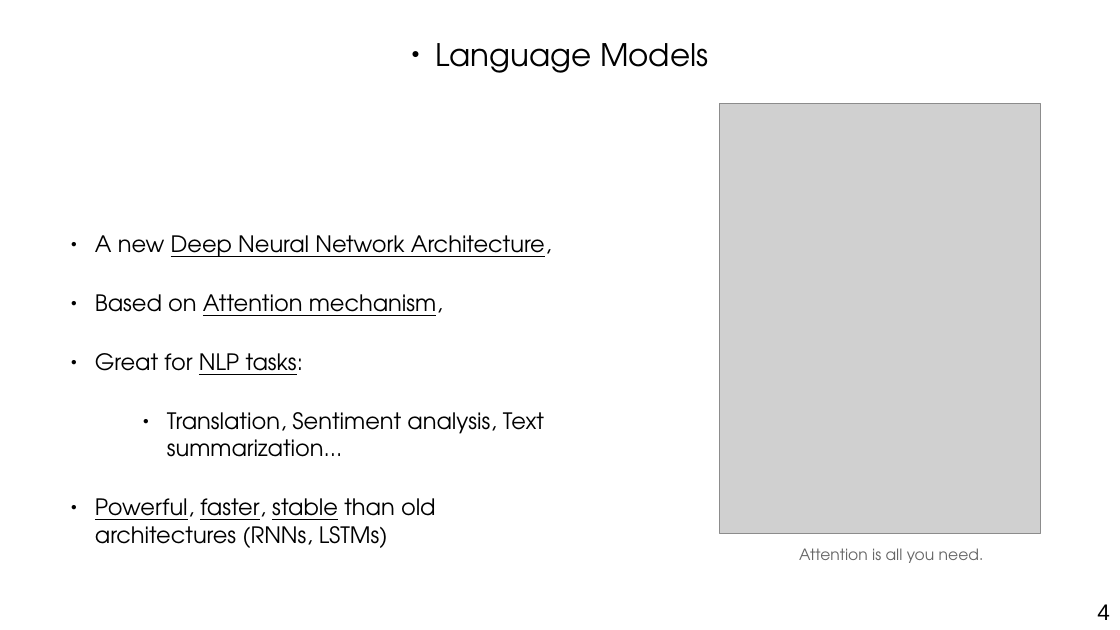
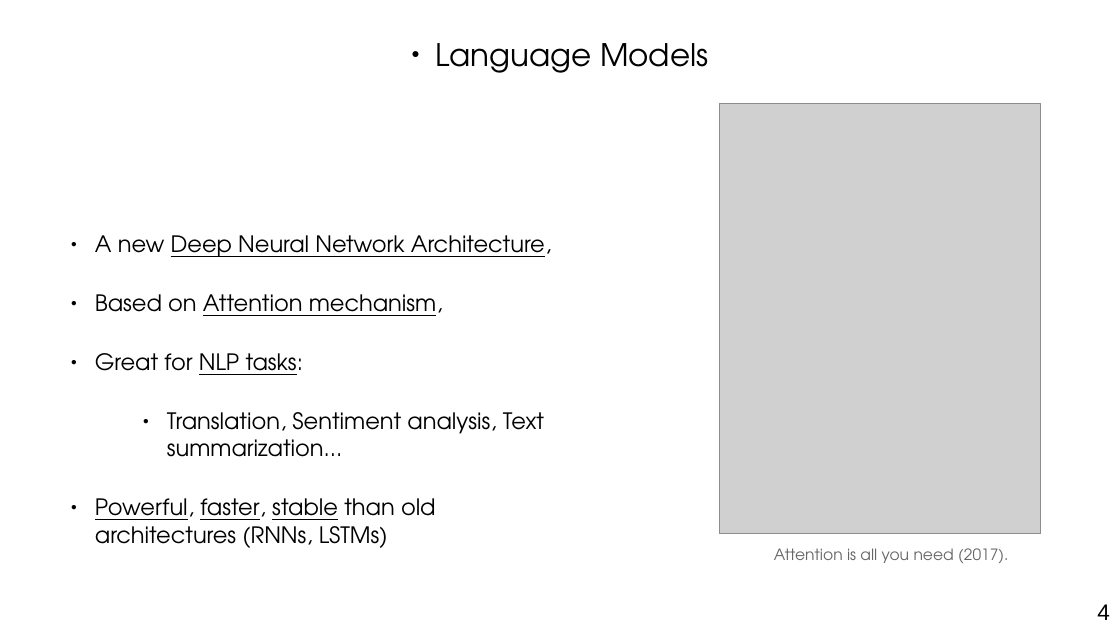
Before and after one commit to othmanelhoufi/LM-for-FactChecking, a slide deck: slide 4 of presentation/NLP_fact_checking.odp. Drawn at 1120x630 pixels with LibreOffice and Linux fonts; fonts in the diff are those of the drawing; grey boxes stand for pictures. Boxes give left, top, right and bottom in pixels: in the first picture for what was removed or moved away, otherwise in the second. Text is boxed around its words. In the diff, an @@ line names an element or a change of style, - is before the commit and + after.

```diff
--- a/presentation/NLP_fact_checking.odp
+++ b/presentation/NLP_fact_checking.odp
@@ text at bbox=[774, 548, 1008, 563]: text changed @@
-Attention is all you need.
+Attention is all you need (2017).
```
Also in this commit, not shown: 1 other slide changed, 1 slide added, 7 slides removed, 1 other file.
